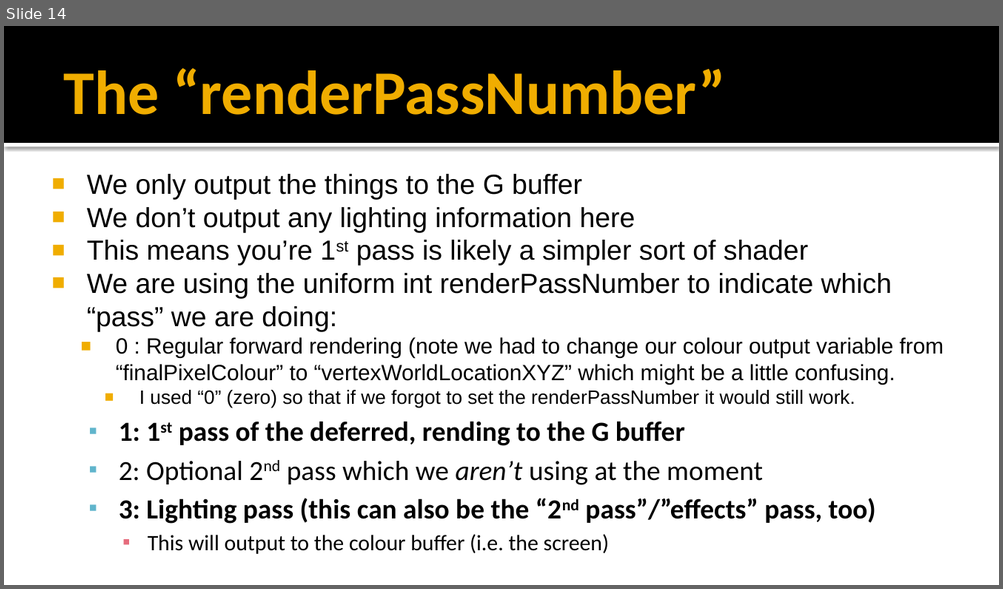
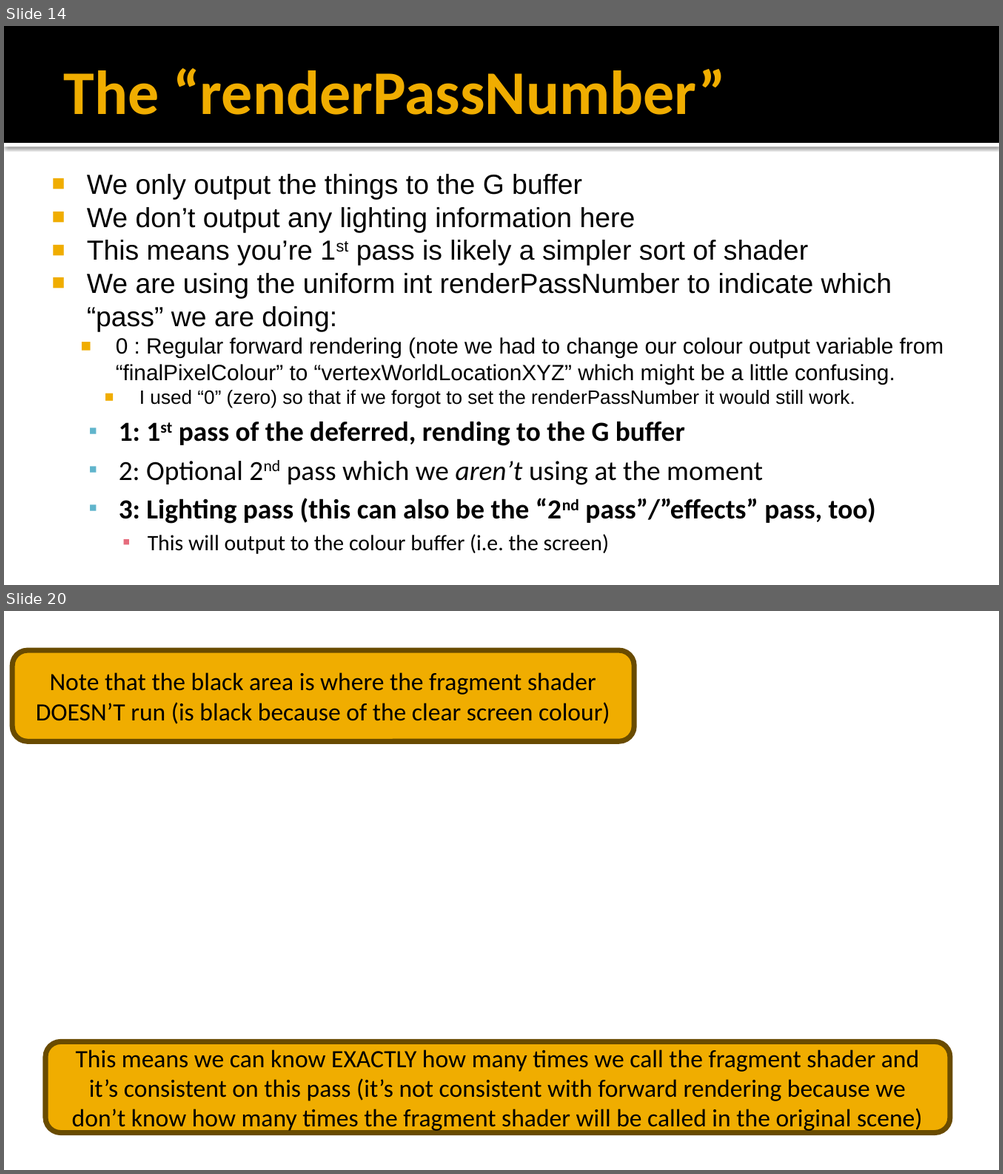
Before and after one commit to FeeneyCodes/GDP202425, a slide deck: 6020_Graph_2_(2025)/Day2Day/Week_08_Deferred_Rendering_1/Deferred_lighting.pptx. Shown one above the other, each under a label of ours: slide 14 before the commit, slides 14 and 20 after it; the slides between them are not shown. The pictures are 1003x589 and 1003x1174 pixels, drawn with LibreOffice and Linux fonts; fonts in the diff are those of the drawing; background and template pictures are left out. Boxes give left, top, right and bottom in pixels: in the first picture for what was removed or moved away, otherwise in the second. Text is boxed around its words. In the diff, an @@ line names an element or a change of style, - is before the commit and + after.

Commit message:
Deferred showing the vertex colour, but on a large viper that's larger than the current view

```diff
--- a/6020_Graph_2_(2025)/Day2Day/Week_08_Deferred_Rendering_1/Deferred_lighting.pptx
+++ b/6020_Graph_2_(2025)/Day2Day/Week_08_Deferred_Rendering_1/Deferred_lighting.pptx
@@ slide 20 added at (4, 611, 999, 1170), background picture (left out) @@
@@ rounded rectangle added at (12, 651, 634, 742), fill #F0AD00, outline #694C00 3.78 pt, 18 pt, text #000000 @@
+Note that the black area is where the fragment shader DOESN’T run (is black because of the clear screen colour)
@@ rounded rectangle added at (45, 1042, 950, 1133), fill #F0AD00, outline #694C00 3.78 pt, 18 pt, text #000000 @@
+This means we can know EXACTLY how many times we call the fragment shader and it’s consistent on this pass (it’s not consistent with forward rendering because we don’t know how many times the fragment shader will be called in the original scene)
```
Also in this commit, not shown: 1 slide changed, 7 other slides added, 3 other files.
